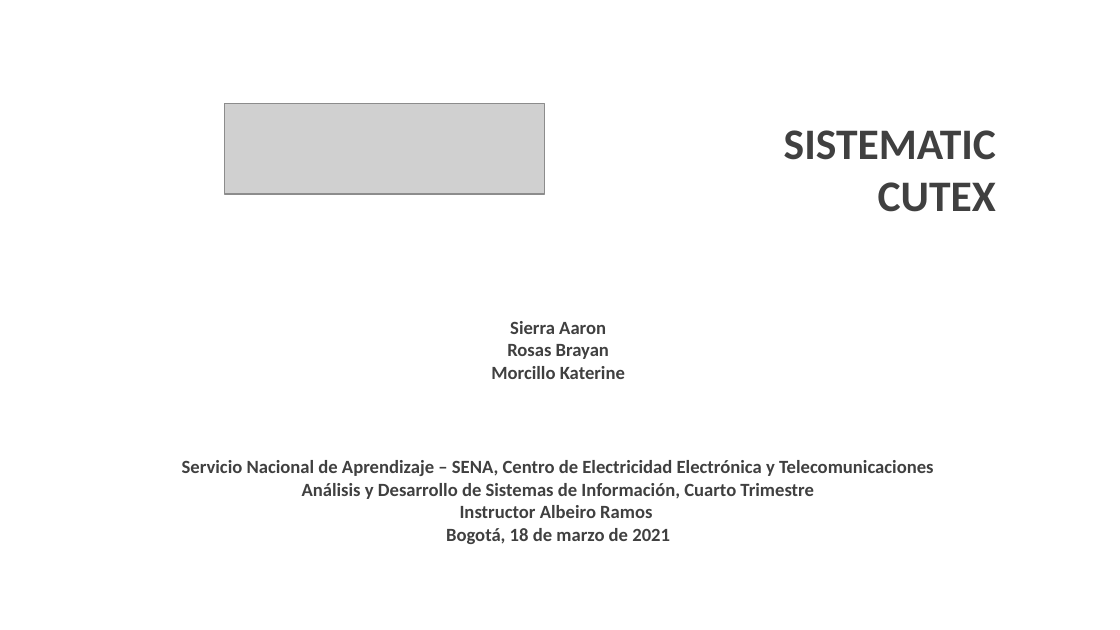
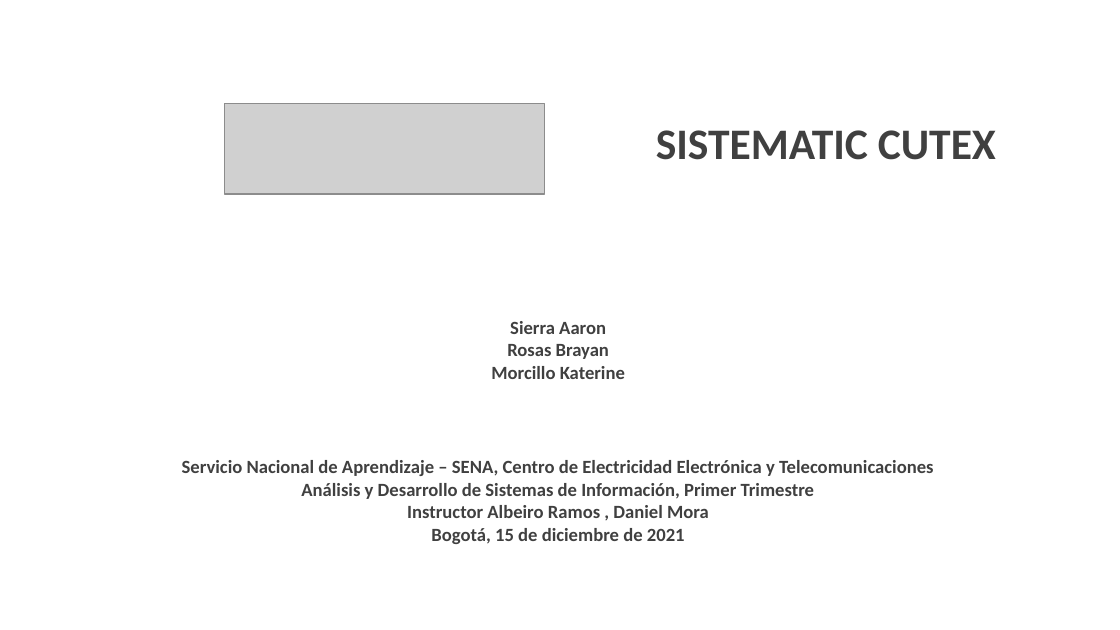
Before and after one commit to kamor31232/Proyecto_adsi, a slide deck: slide 1 of App/app_documentacion/1er_trimestre/1_proyecto/1_1_1_presentacion_proyecto.pptx. Drawn at 1120x630 pixels with LibreOffice and Linux fonts; fonts in the diff are those of the drawing; grey boxes stand for pictures; background and template pictures are left out. Boxes give left, top, right and bottom in pixels: in the first picture for what was removed or moved away, otherwise in the second. Text is boxed around its words. In the diff, an @@ line names an element or a change of style, - is before the commit and + after.

Commit message:
Agrego actividades de 2do trimestre

```diff
--- a/App/app_documentacion/1er_trimestre/1_proyecto/1_1_1_presentacion_proyecto.pptx
+++ b/App/app_documentacion/1er_trimestre/1_proyecto/1_1_1_presentacion_proyecto.pptx
@@ text "SISTEMATIC CUTEX" rewrapped from [784, 130, 996, 212] to [656, 130, 996, 160] @@
@@ text at [301, 483, 814, 544]: text changed @@
-Análisis y Desarrollo de Sistemas de Información, Cuarto Trimestre
-Instructor Albeiro Ramos
-Bogotá, 18 de marzo de 2021
+Análisis y Desarrollo de Sistemas de Información, Primer Trimestre
+Instructor Albeiro Ramos , Daniel Mora
+Bogotá, 15 de diciembre de 2021
```
Also in this commit, not shown: 5 other slides changed, 1 slide added, 47 other files.
